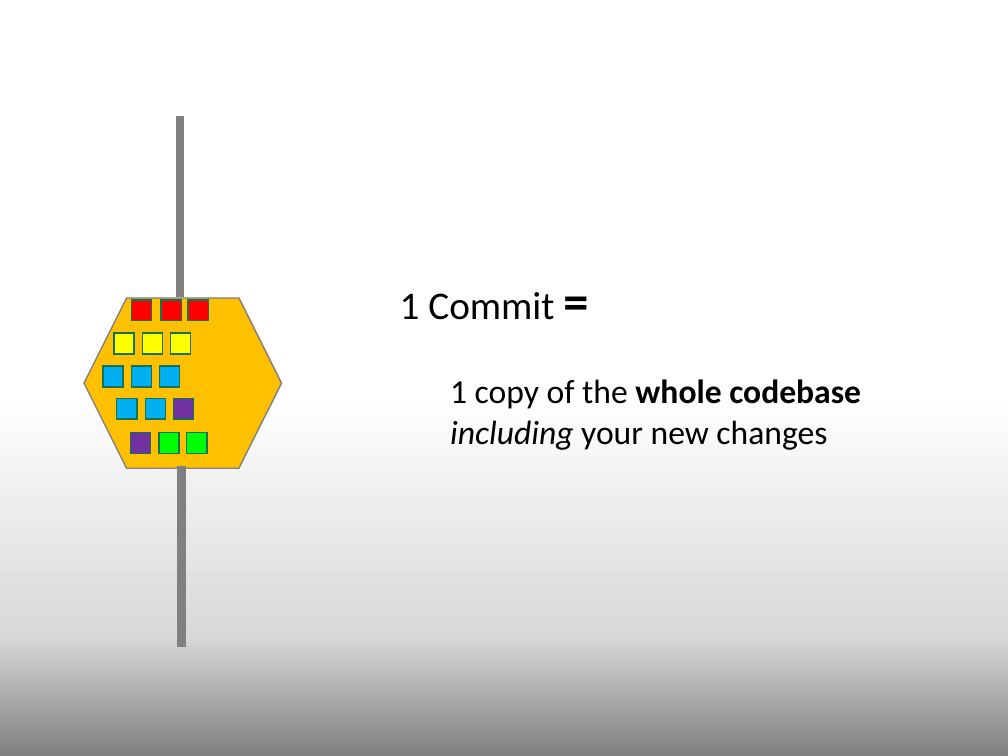
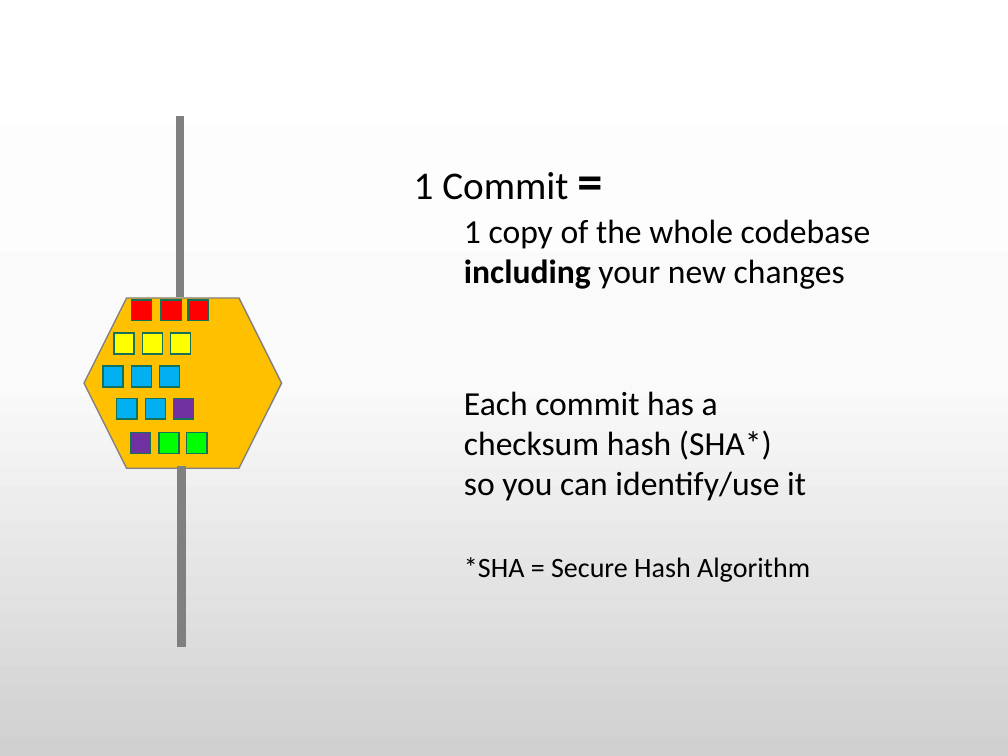
Before and after one commit to BLaurenB/rebase-merge-fetch-pull, a slide deck: slide 5 of Git--5minForRailsConf.pptx (slide 8 before the commit). Drawn at 1008x756 pixels with LibreOffice and Linux fonts; fonts in the diff are those of the drawing. Boxes give left, top, right and bottom in pixels: in the first picture for what was removed or moved away, otherwise in the second. Text is boxed around its words. In the diff, an @@ line names an element or a change of style, - is before the commit and + after.

```diff
--- a/Git--5minForRailsConf.pptx
+++ b/Git--5minForRailsConf.pptx
@@ background gradient #FFFFFF to #D9D9D9 to #808080 to gradient #FFFFFF to #FBFBFB to #D1D1D1 @@
@@ text "1 Commit =": place and size @@
-text "1 Commit =" at (400, 292, 861, 450)
+text "1 Commit =" at (414, 172, 871, 289)
@@ text at (464, 219, 871, 289): bold off in "whole codebase"; bold on, italic off in "including" @@
@@ text added at (464, 391, 810, 582), 24 pt, text #000000 @@
+Each commit has a
+checksum hash (SHA*)
+so you can identify/use it
+*SHA = Secure Hash Algorithm
```
Also in this commit, not shown: 3 other slides changed, 4 slides removed, 1 other file.
